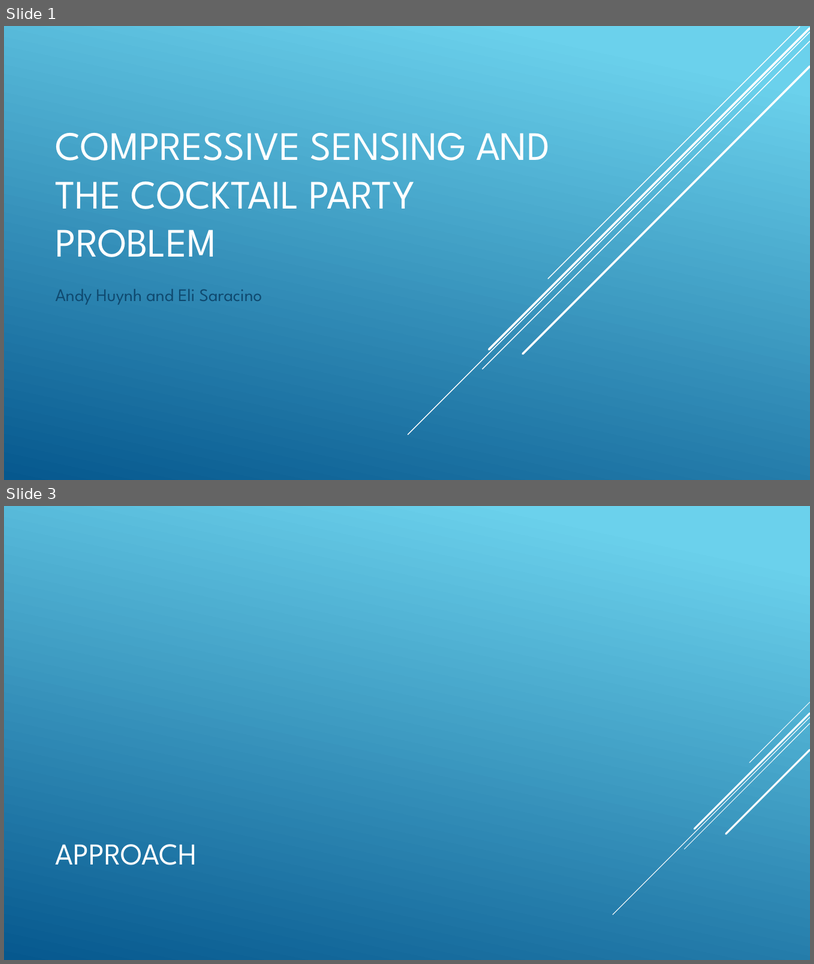
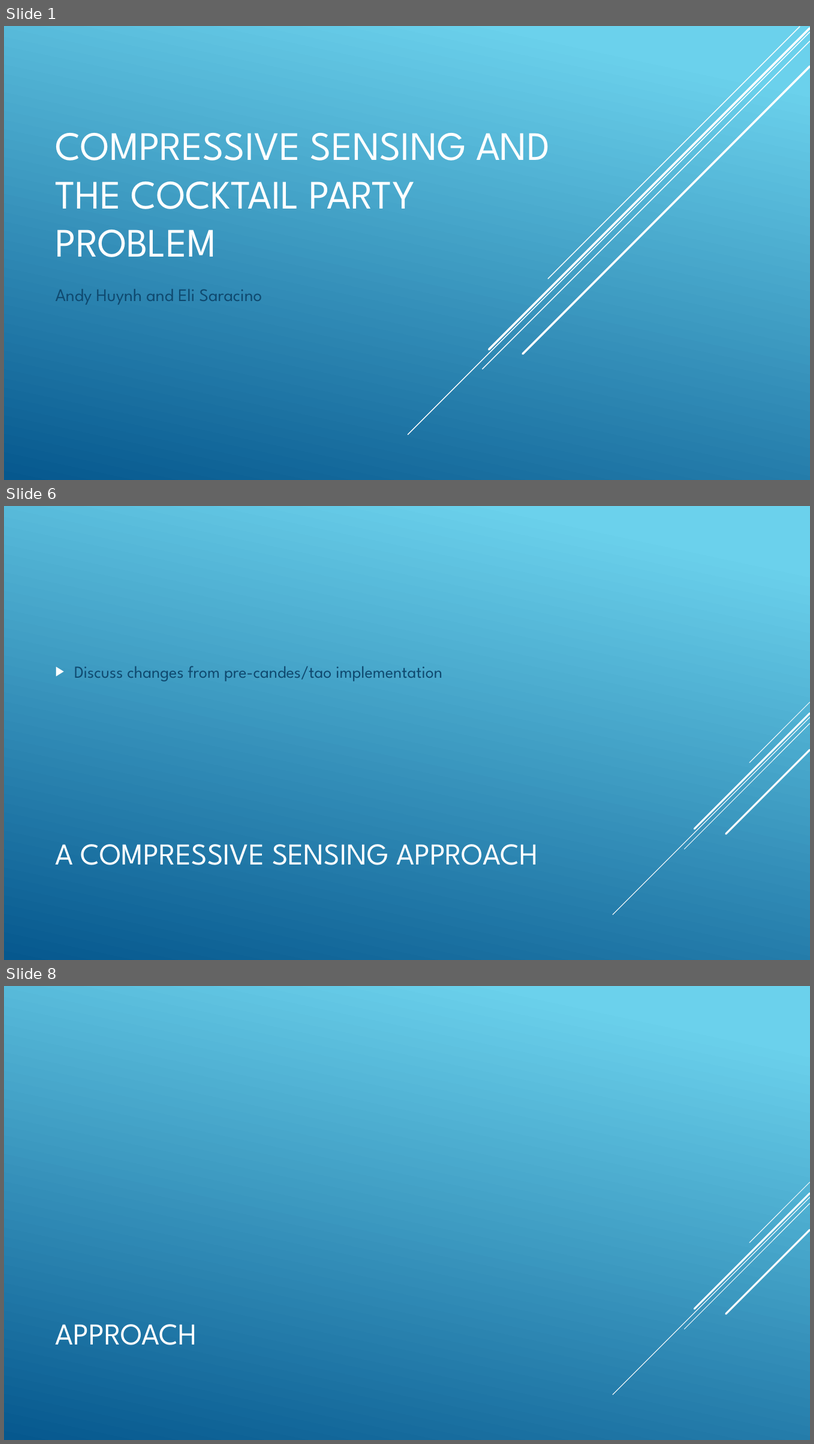
Before and after one commit to esaracin/compressive-sensing-cocktail-party-problem, a slide deck: slide/slides.pptx. Shown one above the other, each under a label of ours: slides 1 and 3 before the commit, slides 1, 6 and 8 after it; the slides between them are not shown. The pictures are 814x964 and 814x1444 pixels, drawn with LibreOffice and Linux fonts; fonts in the diff are those of the drawing. Boxes give left, top, right and bottom in pixels: in the first picture for what was removed or moved away, otherwise in the second. Text is boxed around its words. In the diff, an @@ line names an element or a change of style, - is before the commit and + after.

```diff
--- a/slide/slides.pptx
+++ b/slide/slides.pptx
@@ slide 6 added at [4, 506, 810, 960], background gradient #6ED2EB to #06588E; not listed: 5 template elements that a slide beside it also shows @@
@@ text added at [74, 666, 443, 681], 20 pt, text #0F496F @@
+▶ Discuss changes from pre-candes/tao implementation
@@ title added at [56, 844, 538, 865], 36 pt, text #FFFFFF @@
+A COMPRESSIVE SENSING APPROACH
@@ what was slide 3 is now slide 8 @@
```
Also in this commit, not shown: 1 slide changed, 4 other slides added.
